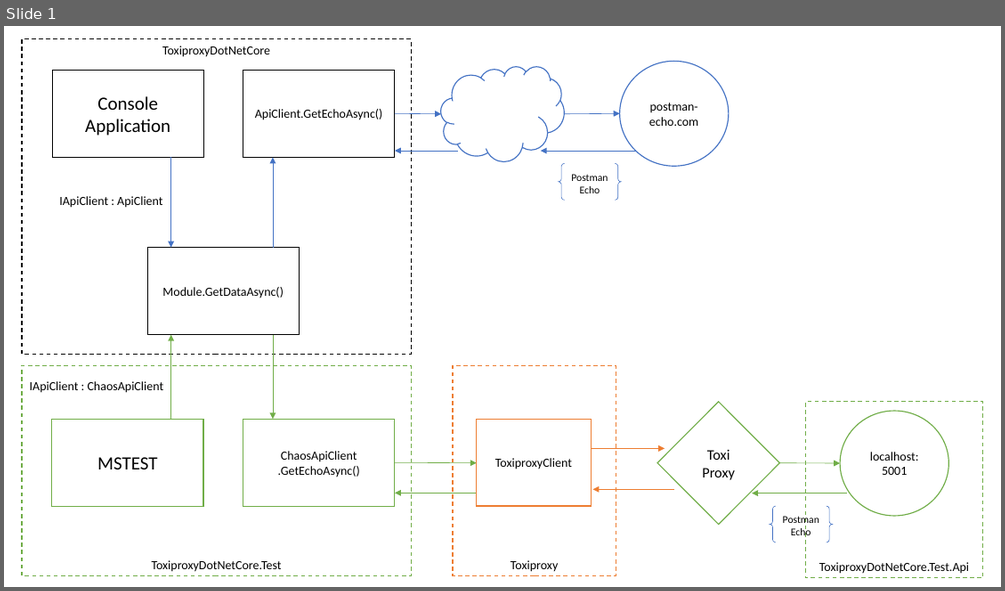
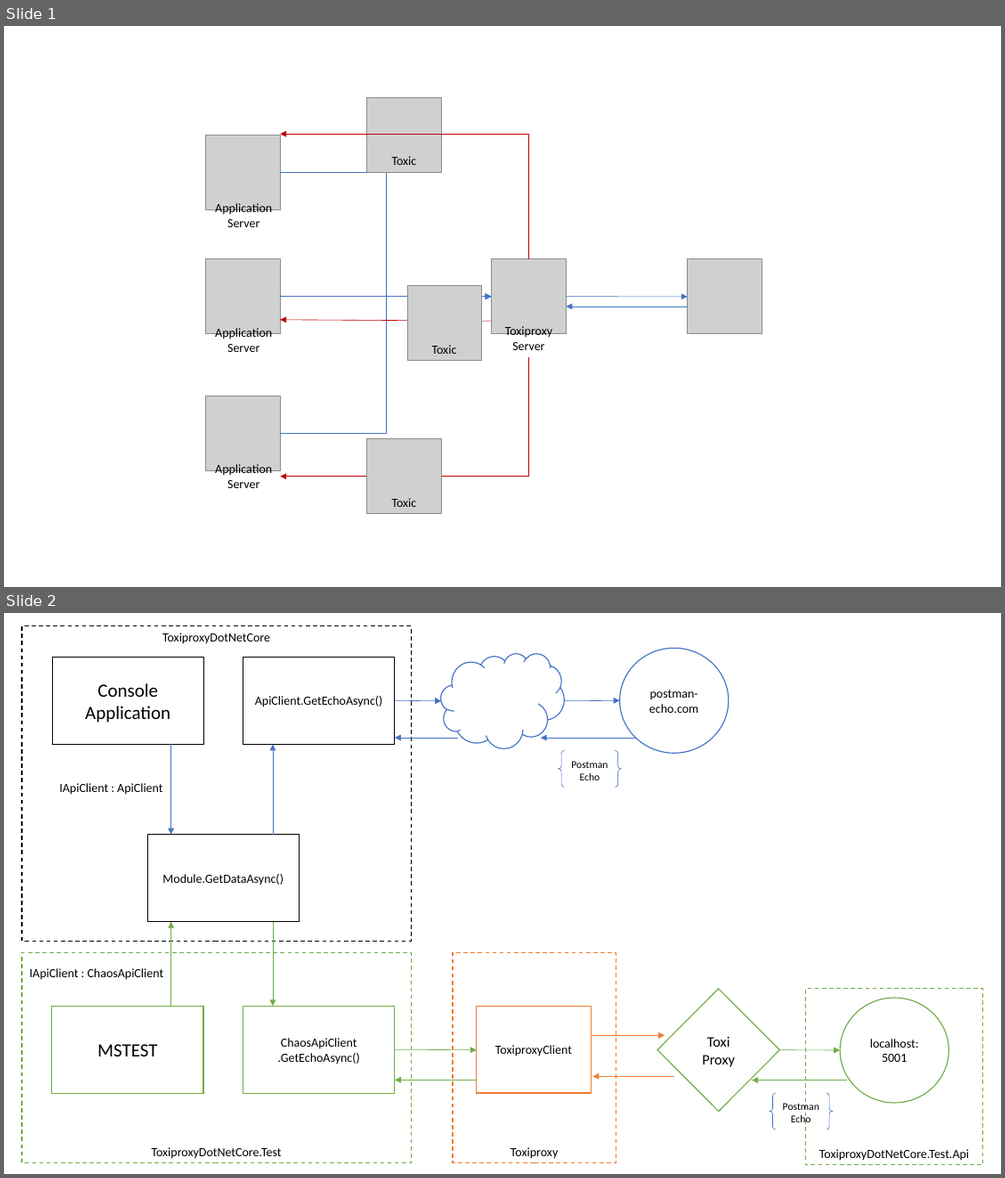
Before and after one commit to aaron-schnieder/dotnet-core-toxiproxy-test-automation, a slide deck: test-automation-architecture.pptx. Shown one above the other, each under a label of ours: slide 1 before the commit, slides 1 and 2 after it. The pictures are 1005x591 and 1005x1178 pixels, drawn with LibreOffice and Linux fonts; fonts in the diff are those of the drawing; grey boxes stand for pictures. Boxes give left, top, right and bottom in pixels: in the first picture for what was removed or moved away, otherwise in the second. Text is boxed around its words. In the diff, an @@ line names an element or a change of style, - is before the commit and + after.

```diff
--- a/test-automation-architecture.pptx
+++ b/test-automation-architecture.pptx
@@ slide 1 added at [4, 26, 1001, 587], background #FFFFFF @@
@@ picture added at [367, 97, 442, 172] @@
@@ picture added at [205, 135, 280, 209] @@
@@ elbow arrow added from (529, 259) to (280, 134), #C00000 0.5 pt @@
@@ text added at [392, 156, 417, 165], 12 pt, text #000000 @@
+Toxic
@@ elbow arrow added from (280, 172) to (492, 297), #4472C4 0.5 pt @@
@@ text added at [215, 203, 272, 227], 12 pt, text #000000 @@
+Application
+Server
@@ picture added at [205, 259, 280, 334] @@
@@ picture added at [492, 259, 566, 334] @@
@@ picture added at [688, 259, 762, 334] @@
@@ picture added at [407, 286, 482, 361] @@
@@ elbow arrow added from (280, 297) to (492, 297), #4472C4 0.5 pt @@
@@ elbow arrow added from (280, 433) to (492, 297), #4472C4 0.5 pt @@
@@ arrow added from (566, 297) to (688, 297), #4472C4 0.5 pt @@
@@ arrow added from (688, 306) to (566, 306), #4472C4 0.5 pt @@
@@ text added at [215, 328, 272, 352], 12 pt, text #000000 @@
+Application
+Server
@@ arrow added from (492, 321) to (280, 320), #C00000 0.5 pt @@
@@ text added at [432, 345, 457, 354], 12 pt, text #000000 @@
+Toxic
@@ text added at [505, 326, 552, 350], 12 pt, text #000000 @@
+Toxiproxy
+Server
@@ elbow arrow added from (529, 357) to (280, 476), #C00000 0.5 pt @@
@@ picture added at [205, 395, 280, 470] @@
@@ picture added at [367, 439, 442, 514] @@
@@ text added at [215, 464, 272, 488], 12 pt, text #000000 @@
+Application
+Server
@@ text added at [392, 498, 417, 507], 12 pt, text #000000 @@
+Toxic
@@ what was slide 1 is now slide 2 @@
```
Also in this commit, not shown: 8 other files.
